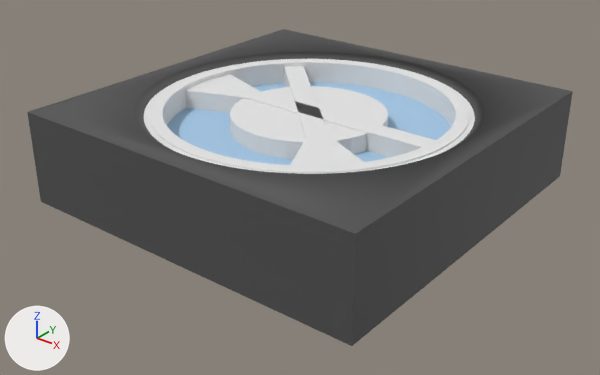
A saved change to the FBX model Models/DSNAirlock_Large.fbx.
Camera for both pictures: a 50 mm lens placed at (3.11, -3.98, 2.14), pointed at (0.03, -0.13, -0.25). The lights are fixed; the arrows at lower left show +X, +Y and +Z. Where no turn or scale is listed for an object, it has been applied to the vertices.

In view in the first picture: 'DoorFrame', 'DoorGear', 'GearDecal', 'GearInner', 'WindowClear', 'WindowOpaque'.
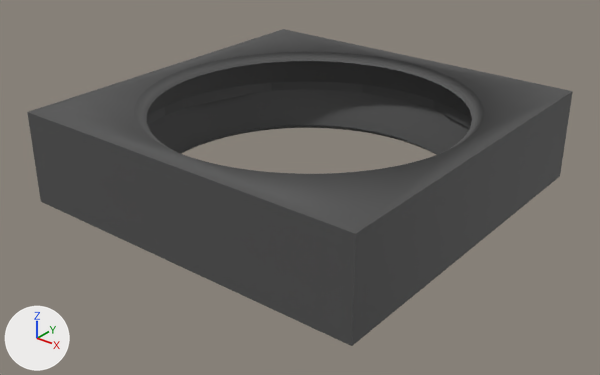
Changed parts and their boxes [x1, y1, x2, y2] in the pictures (600 x 375 px):
'GearDecal', deleted
    before: [185, 66, 436, 166]
'GearInner', deleted
    before: [149, 59, 469, 173]
'WindowClear', deleted (blue)
    before: [167, 108, 389, 165]
'WindowOpaque', deleted (blue)
    before: [252, 82, 451, 140]
'DoorGear', deleted
    before: [144, 59, 475, 174]

What changed in the scene script:
```text
Remove ob_doorgear:
    ob_doorgear = bpy.data.objects.new('DoorGear', me_gear)
    ob_doorgear.location = (0.0, 0.0, 0.0)
    ob_doorgear.scale = (-0.94, -0.94, -1.24)
Remove ob_geardecal:
    ob_geardecal = bpy.data.objects.new('GearDecal', me_plane_005)
    ob_geardecal.parent = ob_doorgear
    ob_geardecal.location = (0.0, 0.0, 0.192)
    ob_geardecal.rotation_euler = (0.0, 0.0, -1.571)  # degrees (0, 0, -90)
    ob_geardecal.scale = (0.267, 0.267, 2.07)
Remove ob_windowopaque:
    ob_windowopaque = bpy.data.objects.new('WindowOpaque', me_circle_006)
    ob_windowopaque.parent = ob_doorgear
    ob_windowopaque.location = (0.0, 0.0, -0.101)
    ob_windowopaque.rotation_euler = (0.0, 0.0, 1.571)  # degrees (0, 0, 90)
    ob_windowopaque.scale = (1.09, 1.09, 2.99)
Remove ob_gearinner:
    ob_gearinner = bpy.data.objects.new('GearInner', me_circle_002)
    ob_gearinner.parent = ob_doorgear
    ob_gearinner.location = (0.0, 0.0, 0.00162)
    ob_gearinner.rotation_euler = (0.0, 0.0, -1.571)  # degrees (0, 0, -90)
    ob_gearinner.scale = (0.991, 0.991, 1.23)
Remove ob_windowclear:
    ob_windowclear = bpy.data.objects.new('WindowClear', me_circle_004)
    ob_windowclear.parent = ob_doorgear
    ob_windowclear.location = (0.0, 0.0, -0.101)
    ob_windowclear.rotation_euler = (0.0, 0.0, -1.571)  # degrees (0, 0, -90)
    ob_windowclear.scale = (1.09, 1.09, 2.99)
```
